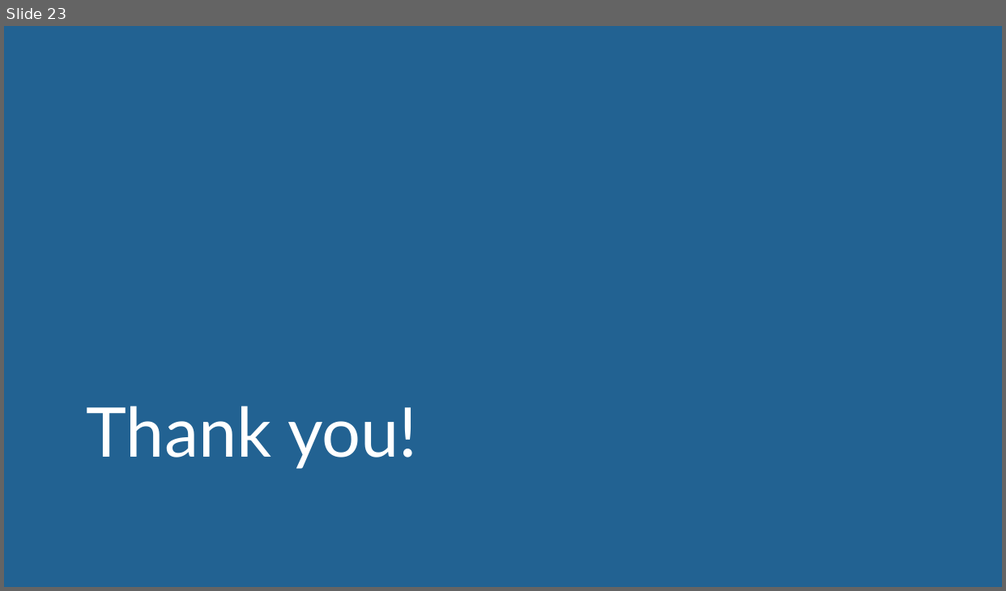
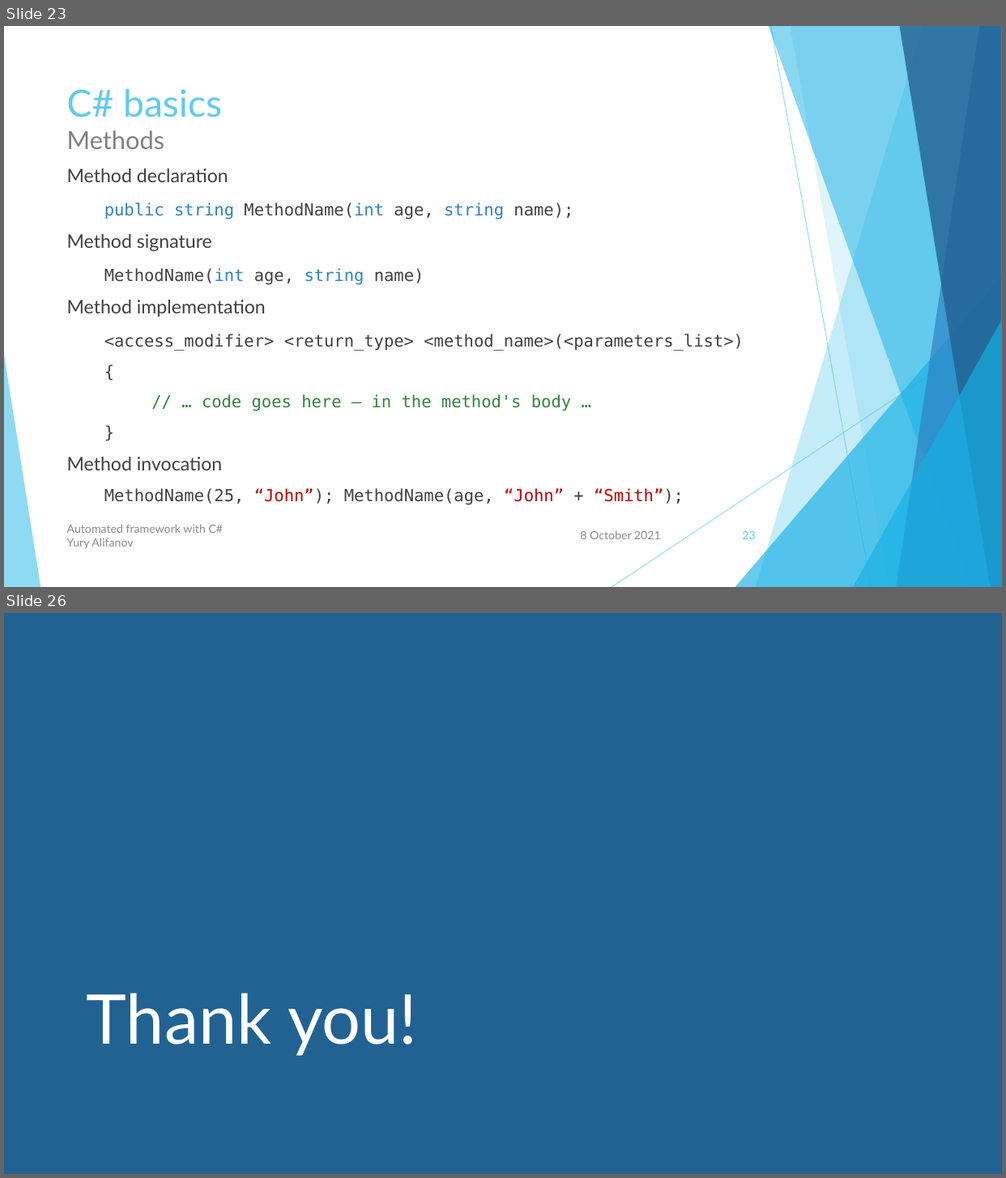
Before and after one commit to user-yalif/ITLeadersCourseAlifanov, a slide deck: Alifanov.ITLeadersCourse/Automated framework with C#.pptx. Shown one above the other, each under a label of ours: slide 23 before the commit, slides 23 and 26 after it; the slides between them are not shown. The pictures are 1006x591 and 1006x1178 pixels, drawn with LibreOffice and Linux fonts; fonts in the diff are those of the drawing. Boxes give left, top, right and bottom in pixels: in the first picture for what was removed or moved away, otherwise in the second. Text is boxed around its words. In the diff, an @@ line names an element or a change of style, - is before the commit and + after.

```diff
--- a/Alifanov.ITLeadersCourse/Automated framework with C#.pptx
+++ b/Alifanov.ITLeadersCourse/Automated framework with C#.pptx
@@ slide 23 added at bbox=[4, 26, 1002, 587], background #FFFFFF; not listed: 10 template elements that a slide beside it also shows @@
@@ title added at bbox=[67, 89, 222, 149], 36 pt, text #5FCBEF @@
+C# basics
+Methods
@@ text added at bbox=[67, 169, 744, 506], 16 pt, text #404040 @@
+Method declaration
+public string MethodName(int age, string name);
+Method signature
+MethodName(int age, string name)
+Method implementation
+<access_modifier> <return_type> <method_name>(<parameters_list>)
+{
+// … code goes here – in the method's body …
+}
+Method invocation
+MethodName(25, “John”); MethodName(age, “John” + “Smith”);
@@ text added at bbox=[67, 524, 224, 549], 11 pt, text #8C8C8C @@
+Automated framework with C#
+Yury Alifanov
@@ text added at bbox=[580, 531, 661, 540], 11 pt, text #8C8C8C @@
+8 October 2021
@@ page number added at bbox=[742, 531, 755, 540], 11 pt, text #5FCBEF @@
+23
@@ what was slide 23 is now slide 26 @@
```
Also in this commit, not shown: 14 slides changed, 2 other slides added, 3 other files.
